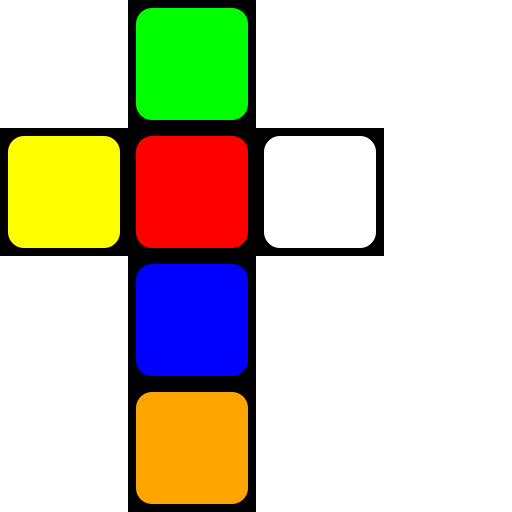
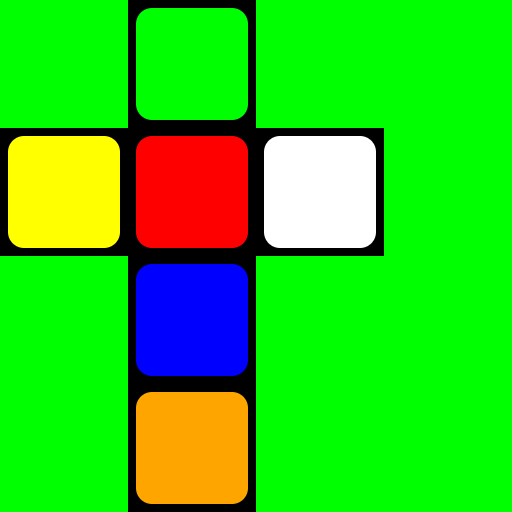
Before/after of a 512 x 512 layered artwork. What changed in the layer stack:
added layer "Шар" over box(0, 0, 512, 512)
